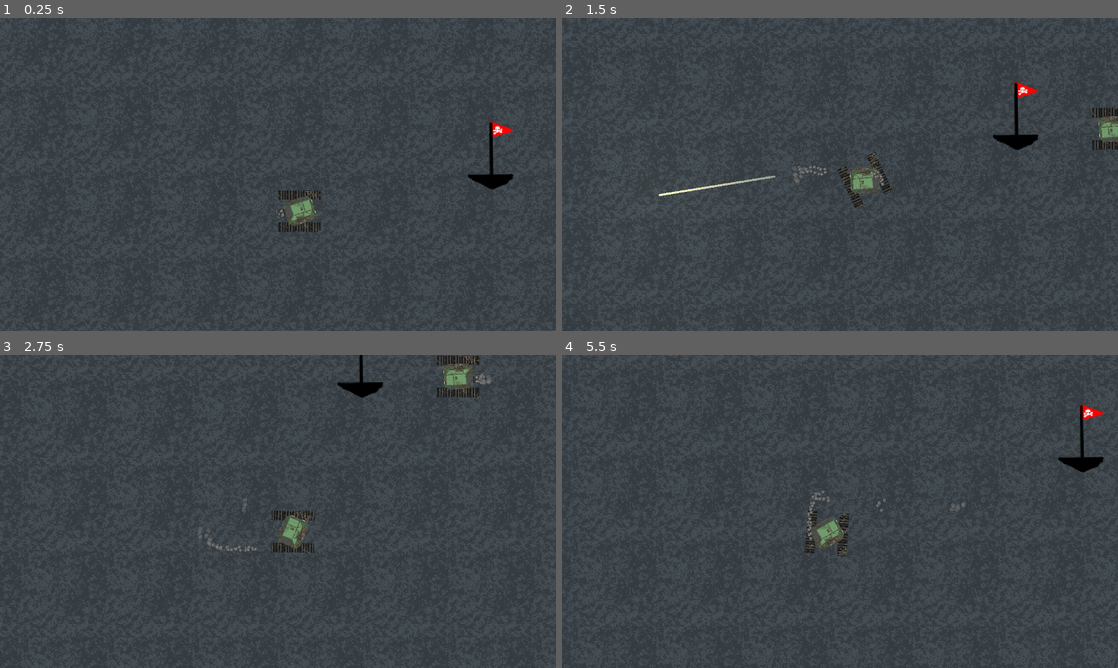
Above: before the commit, frames 1-4 (two rows, left to right).
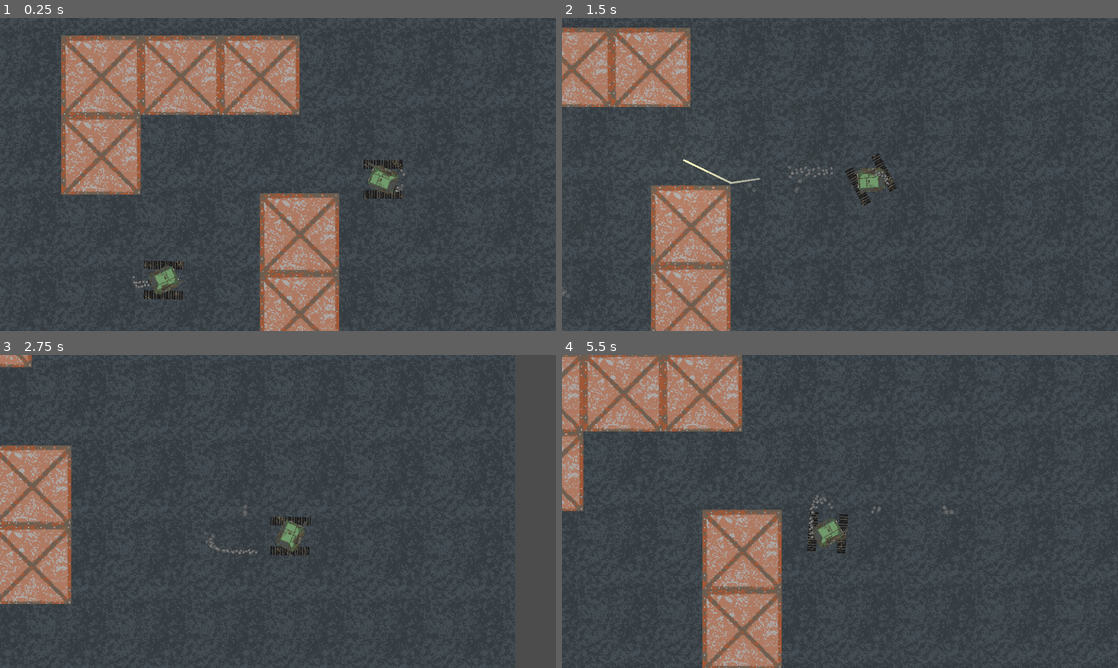
Above: after the commit, the same moments.

Repository: Nick-Ham/RippedMetal
Game: Godot game, scene res://Development/TestGame.tscn
Same seed, same stepped clock (60 frames per second), same inputs: the game is played once before the commit and once after it.
Inputs (mouse positions are in pixels of both pictures, inside the frame that each line leads up to):
- Up to frame 1 (0.25 s): no input
- Up to frame 2 (1.5 s): move the mouse to (962, 158) at 0.52 s; hold D (right) 0.53-1.28 s; click (962, 158) at 0.6 s; move the mouse to (728, 190) at 1.27 s; hold S (down) from 1.28 s (still down); click (728, 190) at 1.35 s
- Up to frame 3 (2.75 s): move the mouse to (333, 442) at 2.02 s; release S (down) at 2.03 s; hold D (right) from 2.03 s (still down); click (333, 442) at 2.1 s
- Up to frame 4 (5.5 s): move the mouse to (812, 574) at 2.77 s; release D (right) at 2.78 s; hold W (up) 2.78-3.53 s; click (812, 574) at 2.85 s; move the mouse to (1006, 558) at 3.52 s; hold A (left) 3.53-5.03 s; click (1006, 558) at 3.6 s; move the mouse to (673, 464) at 4.27 s; click (673, 464) at 4.35 s; move the mouse to (867, 511) at 5.02 s; hold S (down) from 5.03 s (still down); click (867, 511) at 5.1 s

The runs differ from the first frame. In frame 1, 22% of the frame differs, in the area x 11-93%, y 5-100%; in frame 2, 14%; in frame 3, 8.4%; in frame 4, 17%.

Commit message:
Daily #1
Fixes bot spawner not correctly adding children.
Adds reaction time to testcontroller.
Adds window ratio as context to player camera.

Diff:
--- a/Actors/Bot.gd
+++ b/Actors/Bot.gd
@@ -17,10 +17,6 @@
 		print("Bot.gd: Controller not found, bot will not function properly.")
 
 
-func get_type():
-	return "bot"
-
-
 func _process(delta):
 	direction = Vector2()
 	targetGlobalPosition = Vector2()
@@ -38,7 +34,6 @@
 		controller.activate()
 
 func destroy():
-	print("Bot Destroyed!")
 	controller.deactivate()
 
 
--- a/Actors/Bot.tscn
+++ b/Actors/Bot.tscn
@@ -7,7 +7,7 @@
 radius = 30.0167
 
 [node name="Bot" type="KinematicBody2D"]
-collision_layer = 17
+collision_layer = 16
 collision_mask = 18
 script = ExtResource( 1 )
 
--- a/Actors/MapFlags/BotSpawner.gd
+++ b/Actors/MapFlags/BotSpawner.gd
@@ -7,8 +7,7 @@
 var newBot
 
 func _ready():
-	#sprite.visible = false
-
+	sprite.visible = false
 	if randomLoadout:
 		spawnRandomBot()
 
@@ -17,7 +16,7 @@
 	newBotBlueprint.controller = EquipmentList.aiControllers["testController"]
 	newBot = botConstructor.createBotWithBlueprint(newBotBlueprint)
 	newBot.global_position = self.global_position
-	add_child(newBot)
+	get_parent().call_deferred("add_child", newBot)
 
 func _process(delta):
 	pass
--- a/Components/Controllers/TestController.gd
+++ b/Components/Controllers/TestController.gd
@@ -1,5 +1,8 @@
 extends controller
 
+export(float) var reactionTime = .5
+
+onready var raycast = $RayCast2D
 var accumulator = 0
 
 func _process(delta):
@@ -11,9 +14,21 @@
 		if is_instance_valid(GlobalReference.player):
 			targetGlobalPosition = GlobalReference.player.global_position #owner.global_position + targetOffset
 
+		raycast.cast_to = to_local(targetGlobalPosition)
+
+
 		direction = Vector2(sin(timeScaled + PI/2), sin(timeScaled))
 
-		accumulator += delta
-		if accumulator > 1.0:
-			accumulator -= 1.0
-			#emit_signal("primary_pressed")
+
+		if hasLineOfSight():
+			accumulator += delta
+		else:
+			accumulator = 0
+
+		if accumulator >= reactionTime:
+			emit_signal("primary_pressed")
+			emit_signal("primary_released")
+
+
+func hasLineOfSight():
+	return !raycast.is_colliding()
--- a/Components/Controllers/TestController.tscn
+++ b/Components/Controllers/TestController.tscn
@@ -5,3 +5,8 @@
 
 [node name="Controller" instance=ExtResource( 2 )]
 script = ExtResource( 1 )
+
+[node name="RayCast2D" type="RayCast2D" parent="." index="0"]
+enabled = true
+cast_to = Vector2( 0, 0 )
+collision_mask = 2
--- a/Components/PlayerCamera.gd
+++ b/Components/PlayerCamera.gd
@@ -1,11 +1,27 @@
 extends Node2D
 
 onready var camera = $Camera2D
+export(float) var screenRatioBiasScalar
+export(float) var screenShiftScalar
+
 
 func _physics_process(delta):
 
 	var targetPosition = Vector2()
 
 	if GlobalReference.player:
-		targetPosition = lerp(GlobalReference.player.global_position, get_global_mouse_position(), .2)
+		var mouseDifference = get_global_mouse_position() - GlobalReference.player.global_position
+		mouseDifference *= screenShiftScalar
+		mouseDifference *= Vector2(1,1) + (getScreenSizeBias() * screenRatioBiasScalar)
+		var playerGlobalPosition = GlobalReference.player.global_position
+		targetPosition = lerp(playerGlobalPosition, playerGlobalPosition + mouseDifference, .2)
 		camera.global_position = lerp(camera.global_position, targetPosition, .1)
+
+
+
+func getScreenSizeBias():
+	var windowSize = OS.get_window_size()
+	var screenSizeBias = Vector2()
+	screenSizeBias.x = windowSize.y/windowSize.x
+	screenSizeBias.y = windowSize.x/windowSize.y
+	return screenSizeBias
--- a/Components/PlayerCamera.tscn
+++ b/Components/PlayerCamera.tscn
@@ -4,10 +4,12 @@
 
 [node name="PlayerCamera" type="Node2D"]
 script = ExtResource( 1 )
+screenRatioBiasScalar = 0.11
+screenShiftScalar = 1.0
 
 [node name="Camera2D" type="Camera2D" parent="."]
 current = true
-zoom = Vector2( 0.65, 0.65 )
+zoom = Vector2( 0.7, 0.7 )
 smoothing_speed = 1.0
 drag_margin_left = 0.1
 drag_margin_top = 0.1
--- a/Development/TerrainBlock.tscn
+++ b/Development/TerrainBlock.tscn
@@ -5,7 +5,7 @@
 [sub_resource type="RectangleShape2D" id=1]
 extents = Vector2( 64, 64 )
 
-[node name="RigidBody2D" type="StaticBody2D"]
+[node name="TerrainBlock" type="StaticBody2D"]
 collision_layer = 2
 collision_mask = 0
 
--- a/Development/TestGame.tscn
+++ b/Development/TestGame.tscn
@@ -12,6 +12,7 @@
 sceneToSpawn = ExtResource( 3 )
 
 [node name="Gamestart" type="Timer" parent="."]
+wait_time = 0.05
 one_shot = true
 autostart = true
 
--- a/Levels/Level.gd
+++ b/Levels/Level.gd
@@ -13,7 +13,6 @@
 func beginLevel():
 	for each in get_children():
 		if each is bot:
-			print(each)
 			each.activate()
 
 
--- a/Levels/TestLevel.tscn
+++ b/Levels/TestLevel.tscn
@@ -1,15 +1,37 @@
-[gd_scene load_steps=3 format=2]
+[gd_scene load_steps=4 format=2]
 
 [ext_resource path="res://Levels/Level.tscn" type="PackedScene" id=1]
 [ext_resource path="res://Actors/MapFlags/BotSpawner.tscn" type="PackedScene" id=2]
+[ext_resource path="res://Development/TerrainBlock.tscn" type="PackedScene" id=3]
 
 [node name="Level" instance=ExtResource( 1 )]
 
 [node name="PlayerSpawn" parent="." index="1"]
-position = Vector2( -144, 46 )
+position = Vector2( 289, -153 )
 
 [node name="Ground" parent="." index="3"]
 position = Vector2( -67, -56 )
 
 [node name="BotSpawner" parent="." index="4" instance=ExtResource( 2 )]
-position = Vector2( 144, -9 )
+position = Vector2( -80, 10 )
+
+[node name="TerrainBlocks" type="Node2D" parent="." index="5"]
+position = Vector2( 17, 77 )
+
+[node name="TerrainBlock" parent="TerrainBlocks" index="0" instance=ExtResource( 3 )]
+position = Vector2( 137, -16 )
+
+[node name="TerrainBlock2" parent="TerrainBlocks" index="1" instance=ExtResource( 3 )]
+position = Vector2( 137, -144 )
+
+[node name="TerrainBlock4" parent="TerrainBlocks" index="2" instance=ExtResource( 3 )]
+position = Vector2( -183, -270 )
+
+[node name="TerrainBlock5" parent="TerrainBlocks" index="3" instance=ExtResource( 3 )]
+position = Vector2( -183, -398 )
+
+[node name="TerrainBlock6" parent="TerrainBlocks" index="4" instance=ExtResource( 3 )]
+position = Vector2( -55, -398 )
+
+[node name="TerrainBlock7" parent="TerrainBlocks" index="5" instance=ExtResource( 3 )]
+position = Vector2( 73, -398 )
--- a/Parts/Armor/Armor.gd
+++ b/Parts/Armor/Armor.gd
@@ -58,5 +58,4 @@
 
 
 func destroy():
-	print("Destroyed")
 	owner.destroy()
--- a/Parts/Legs/Legs.gd
+++ b/Parts/Legs/Legs.gd
@@ -1,4 +1,5 @@
 extends Node2D
+class_name legs
 
 export(float) var acceleration = 25
 export(float) var speedSoftCap = 7
--- a/Parts/Legs/Treads/Treads.gd
+++ b/Parts/Legs/Treads/Treads.gd
@@ -1,4 +1,4 @@
-extends "res://Parts/Legs/Legs.gd"
+extends legs
 
 onready var sprite = $Base
 onready var treadsL = $Base/TreadsL
--- a/Parts/Legs/Treads/Treads.tscn
+++ b/Parts/Legs/Treads/Treads.tscn
@@ -112,6 +112,7 @@
 
 [node name="Legs" instance=ExtResource( 1 )]
 script = ExtResource( 5 )
+speedSoftCap = 5.0
 
 [node name="Base" type="Sprite" parent="." index="0"]
 texture = ExtResource( 2 )
@@ -119,13 +120,12 @@
 [node name="TreadsL" type="AnimatedSprite" parent="Base" index="0"]
 position = Vector2( 0, -24 )
 frames = SubResource( 12 )
-frame = 10
 playing = true
 flip_h = true
 
 [node name="TreadsR" type="AnimatedSprite" parent="Base" index="1"]
 position = Vector2( 0, 24 )
 frames = SubResource( 24 )
-frame = 4
+frame = 5
 playing = true
 flip_h = true
--- a/Parts/Weapon/ATR/AntiTankRifle.gd
+++ b/Parts/Weapon/ATR/AntiTankRifle.gd
@@ -7,12 +7,11 @@
 onready var terrainRay = $RayCast2D
 
 var canFire = true
-var isFiring = false
 
 func _process(delta):
 	aimToTarget()
 
-	if isFiring and canFire and !terrainRay.is_colliding():
+	if (isFiring or justFired) and canFire and !terrainRay.is_colliding():
 		fire()
 		canFire = false
 
--- a/Parts/Weapon/Weapon.gd
+++ b/Parts/Weapon/Weapon.gd
@@ -4,11 +4,16 @@
 
 var ownerBot
 
+var isFiring = false
+var justFired = false
 
 func fire_pressed():
+	isFiring = true
+	justFired = true
 	pass
 
 func fire_released():
+	isFiring = false
 	pass
 
 func aimToTarget():
@@ -21,6 +26,7 @@
 
 
 func genericFire(bulletSpawner, damageProfileSpawner):
+	justFired = false
 	var bullet = bulletSpawner.spawnToLevel()
 	bullet.add_collision_exception_with(ownerBot)
 	bullet.direction = Vector2(1,0).rotated(global_rotation)
--- a/Projectiles/Bullet.gd
+++ b/Projectiles/Bullet.gd
@@ -38,6 +38,7 @@
 
 	if is_instance_valid(get_node("DamageProfile")):
 		var profile = get_node("DamageProfile")
+		remove_child(profile)
 		collision.collider.add_child(profile)
 		profile.attemptApplyDamage(collision.collider)
 
--- a/project.godot
+++ b/project.godot
@@ -39,6 +39,11 @@
 "language": "GDScript",
 "path": "res://Components/Controllers/Controller.gd"
 }, {
+"base": "Node2D",
+"class": "legs",
+"language": "GDScript",
+"path": "res://Parts/Legs/Legs.gd"
+}, {
 "base": "Node",
 "class": "level",
 "language": "GDScript",
@@ -56,13 +61,14 @@
 "armor": "",
 "bot": "",
 "controller": "",
+"legs": "",
 "level": "",
 "spawner": ""
 }
 
 [application]
 
-config/name="Phantom Wreck V 2"
+config/name="RippedMetal"
 run/main_scene="res://Development/TestGame.tscn"
 config/icon="res://icon.png"
 
